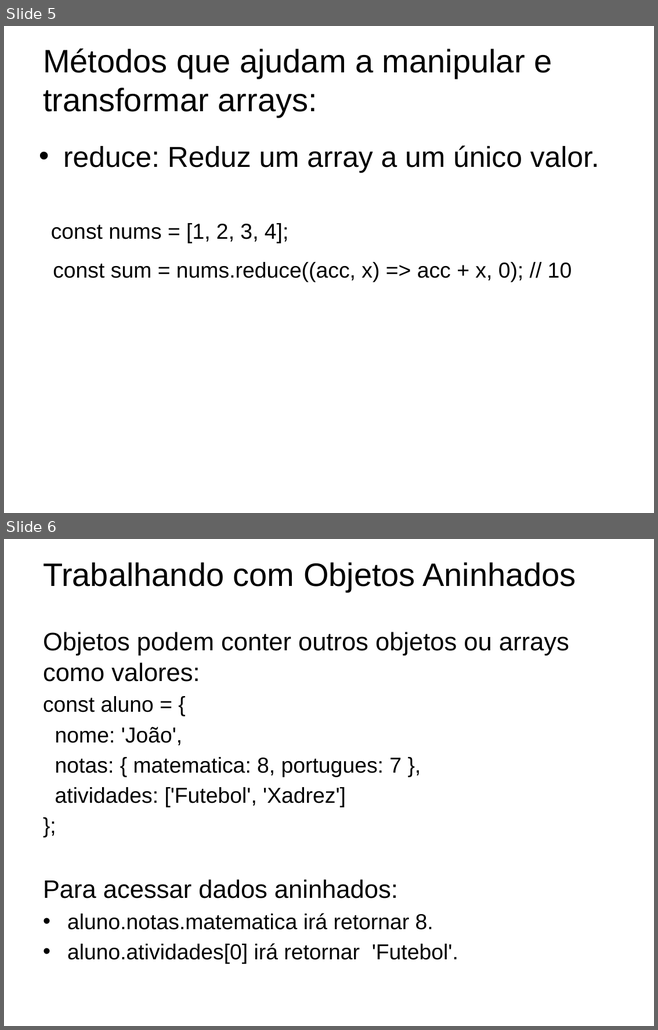
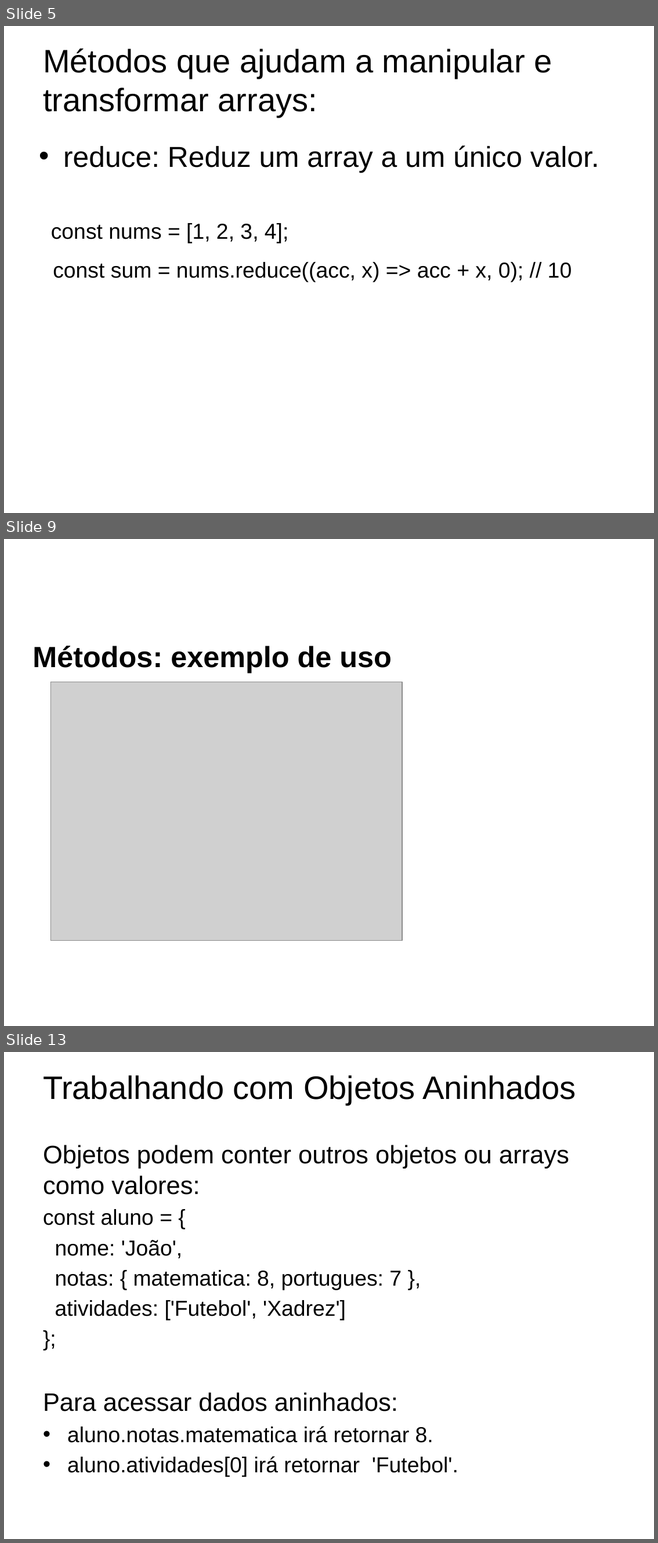
Before and after one commit to ProfessorJeanMax/Senac-Turma-5933, a slide deck: Slides/Javascript/Estruturas Dados Iteracao.pptx. Shown one above the other, each under a label of ours: slides 5 and 6 before the commit, slides 5, 9 and 13 after it; the slides between them are not shown. The pictures are 658x1030 and 658x1543 pixels, drawn with LibreOffice and Linux fonts; fonts in the diff are those of the drawing; grey boxes stand for pictures; background and template pictures are left out. Boxes give left, top, right and bottom in pixels: in the first picture for what was removed or moved away, otherwise in the second. Text is boxed around its words. In the diff, an @@ line names an element or a change of style, - is before the commit and + after.

```diff
--- a/Slides/Javascript/Estruturas Dados Iteracao.pptx
+++ b/Slides/Javascript/Estruturas Dados Iteracao.pptx
@@ slide 9 added at [4, 539, 654, 1026], background picture (left out) @@
@@ title added at [32, 646, 391, 672], 32.4 pt, text #000000, bold @@
+Métodos: exemplo de uso
@@ picture added at [51, 682, 402, 941] @@
@@ what was slide 6 is now slide 13 @@
```
Also in this commit, not shown: 1 slide changed, 6 other slides added, 2 other files.
